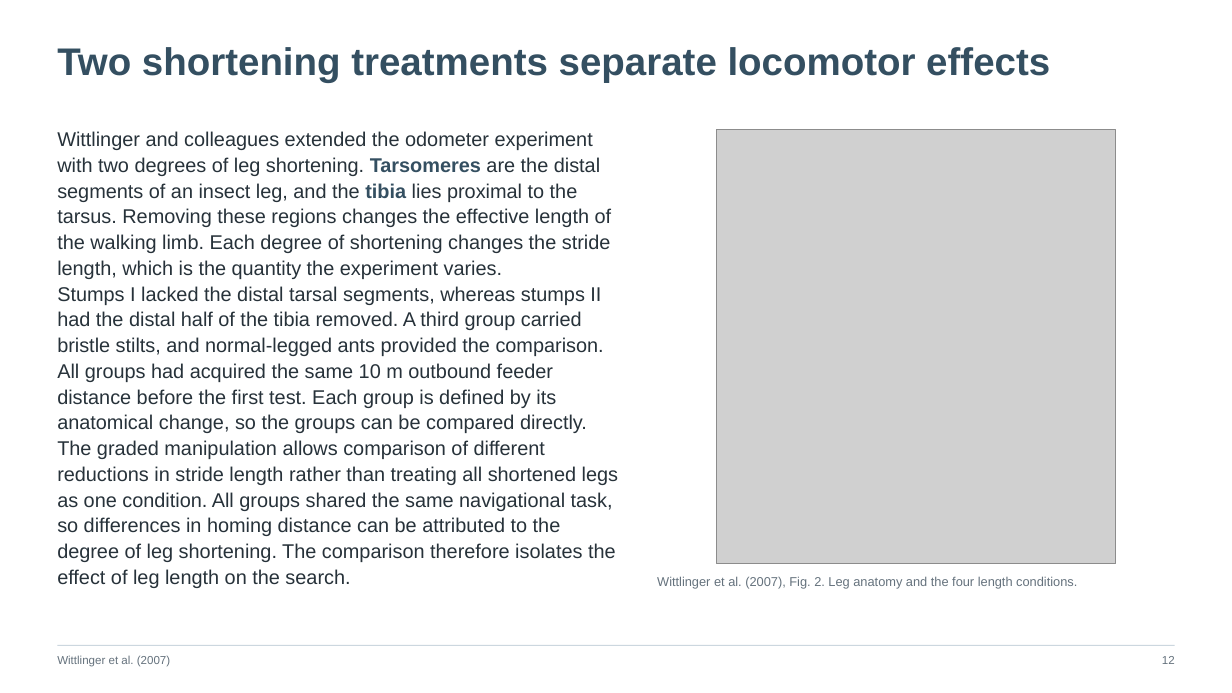
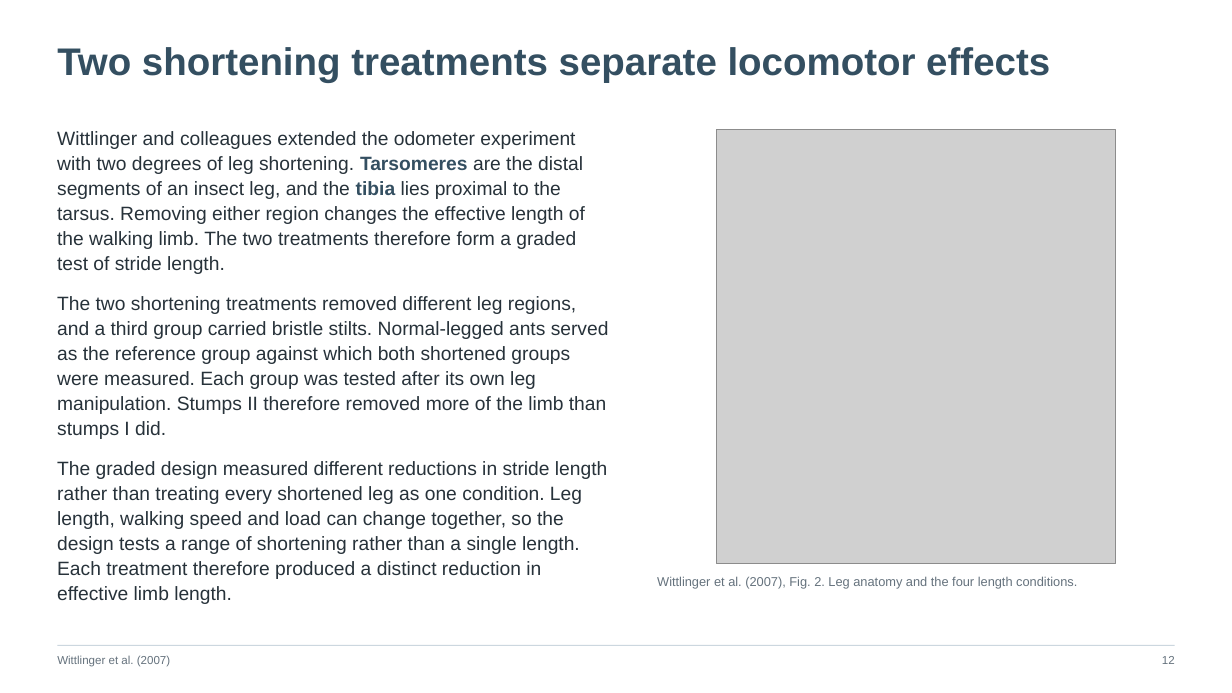
Before and after one commit to jordanxxlopez/NEUROETHOLOGY, a slide deck: slide 15 of scaffolded/Neuroethology_Lecture28_FA2026_SCAFFOLDED.pptx (slide 17 before the commit). Drawn at 1232x693 pixels with LibreOffice and Linux fonts; fonts in the diff are those of the drawing; grey boxes stand for pictures. Boxes give left, top, right and bottom in pixels: in the first picture for what was removed or moved away, otherwise in the second. Text is boxed around its words. In the diff, an @@ line names an element or a change of style, - is before the commit and + after.

```diff
--- a/scaffolded/Neuroethology_Lecture28_FA2026_SCAFFOLDED.pptx
+++ b/scaffolded/Neuroethology_Lecture28_FA2026_SCAFFOLDED.pptx
@@ text at (57, 131, 609, 604): text changed; size 15.5 to 15 pt @@
-Wittlinger and colleagues extended the odometer experiment with two degrees of leg shortening. Tarsomeres are the distal segments of an insect leg, and the tibia lies proximal to the tarsus. Removing these regions changes the effective length of the walking limb. Each degree of shortening changes the stride length, which is the quantity the experiment varies.
-Stumps I lacked the distal tarsal segments, whereas stumps II had the distal half of the tibia removed. A third group carried bristle stilts, and normal-legged ants provided the comparison. All groups had acquired the same 10 m outbound feeder distance before the first test. Each group is defined by its anatomical change, so the groups can be compared directly.
-The graded manipulation allows comparison of different reductions in stride length rather than treating all shortened legs as one condition. All groups shared the same navigational task, so differences in homing distance can be attributed to the degree of leg shortening. The comparison therefore isolates the effect of leg length on the search.
+Wittlinger and colleagues extended the odometer experiment with two degrees of leg shortening. Tarsomeres are the distal segments of an insect leg, and the tibia lies proximal to the tarsus. Removing either region changes the effective length of the walking limb. The two treatments therefore form a graded test of stride length.
+The two shortening treatments removed different leg regions, and a third group carried bristle stilts. Normal-legged ants served as the reference group against which both shortened groups were measured. Each group was tested after its own leg manipulation. Stumps II therefore removed more of the limb than stumps I did.
+The graded design measured different reductions in stride length rather than treating every shortened leg as one condition. Leg length, walking speed and load can change together, so the design tests a range of shortening rather than a single length. Each treatment therefore produced a distinct reduction in effective limb length.
```
Also in this commit, not shown: 55 other slides changed, 3 slides added, 3 slides removed, 3 other files.
